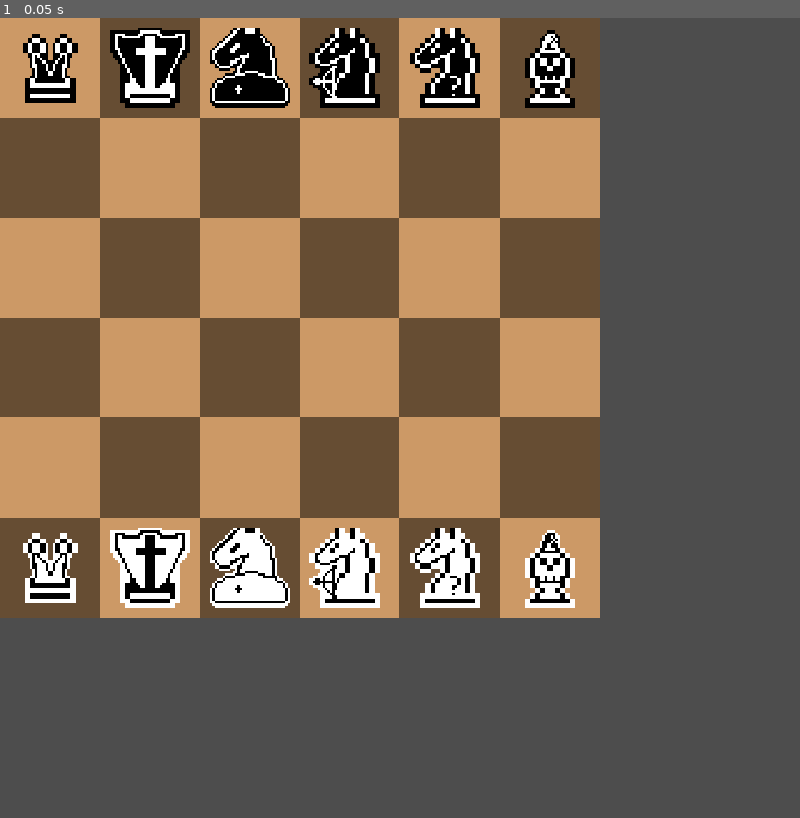
Above: before the commit, frame 1.
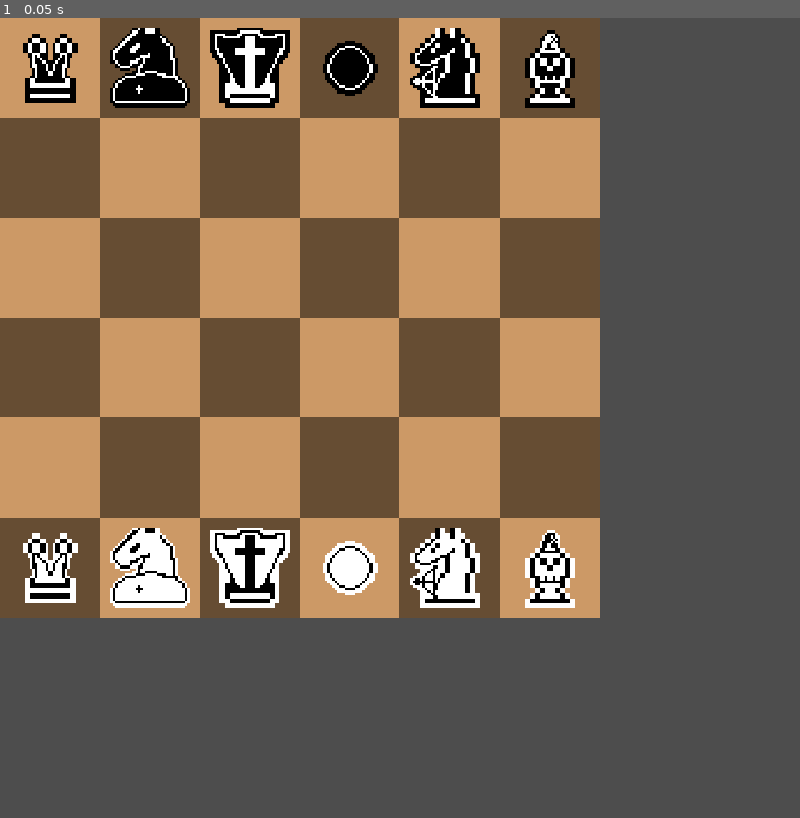
Above: after the commit, the same moment.

Repository: Wyadox/TurnBasedLite
Game: Godot game, scene res://scenes/game.tscn
The game is run twice, just before and just after one commit, with the same random seed, the same clock (stepped at 60 frames per second) and the same inputs.
Inputs:
- Up to frame 1 (0.05 s): no input

The runs differ from the first frame. In frame 1, 3.3% of the frame differs, in the area x 13-58%, y 1-74%.

Commit message:
checker changes

Diff:
--- a/chess-game/scripts/game.gd
+++ b/chess-game/scripts/game.gd
@@ -79,14 +79,17 @@
 	var is_shooting = false
 	var to_move = get_pos_under_mouse()
 	var piece_around
-	if valid_move(selected_piece.board_position, to_move):
+	var checker_captured = false
+	if valid_move(selected_piece.board_position, to_move) :
 		# For valid move:
 		# - if target has piece, then replace it
 		var dest_piece = board.get_piece(to_move)
 		# Delete only if the target piece is of different color
 		if dest_piece != null and dest_piece.color != selected_piece.color:
+			# If taken piece is trojan horse, spawn the pawns.
 			if dest_piece.piece_type == Globals.PIECE_TYPES.TROJAN_HORSE:
 				dest_piece.trojan_spawn(dest_piece.color)
+			# If taken piece is an exploding bishop, explode.
 			if dest_piece.piece_type == Globals.PIECE_TYPES.EXPLODING_BISHOP:
 				for position in dest_piece.bishop_explode_positions():
 					piece_around = board.get_piece(position)
@@ -94,6 +97,7 @@
 						board.delete_piece(piece_around)
 				if selected_piece.piece_type != Globals.PIECE_TYPES.HORSE_ARCHER:
 					board.delete_piece(selected_piece)
+			# If selected piece is an exploding bishop, explode upon capture.
 			if selected_piece.piece_type == Globals.PIECE_TYPES.EXPLODING_BISHOP:
 				for position in dest_piece.bishop_explode_positions():
 					piece_around = board.get_piece(position)
@@ -107,13 +111,17 @@
 					if piece_around != null:
 						board.delete_piece(piece_around)
 					board.delete_piece(selected_piece)
+			# Delete piece at the move destination
 			board.delete_piece(dest_piece)
+			# Move piece to new location
 			selected_piece.move_position(selected_piece.board_position)
 			if selected_piece.piece_type == Globals.PIECE_TYPES.HORSE_ARCHER:
 				is_shooting = true
 		if is_shooting == false:
 			#print(selected_piece.board_position - to_move)
+
 			selected_piece.move_position(to_move)
+
 			if selected_piece.piece_type == Globals.PIECE_TYPES.STUN_KNIGHT:
 				for space in selected_piece.get_stun_positions():
 					var piece = board.get_piece(space)
@@ -123,7 +131,22 @@
 			board.register_king(selected_piece.board_position, selected_piece.color)
 		# - change currnet status of active color
 		#status = Globals.COLORS.BLACK if status == Globals.COLORS.WHITE else Globals.COLORS.WHITE
-		end_turn()
+
+		#If piece is checker, delete the jumped piece
+		if selected_piece.piece_type == Globals.PIECE_TYPES.CHECKER:
+			var jumped_piece_location = selected_piece.checker_capture_pos()
+			if selected_piece.checker_capture_pos() != []:
+			#	print("the current capture value is: ")
+			#	print(jumped_piece_location)
+				var jumped = board.get_piece(Vector2(jumped_piece_location[0]))
+				board.delete_piece(jumped)
+				checker_captured = true
+
+		#If piece is not checker, end the turn
+		#if selected_piece.piece_type != Globals.PIECE_TYPES.CHECKER:
+	#if selected_piece.piece_type != Globals.PIECE_TYPES.CHECKER:
+		if checker_captured == false:
+			end_turn()
 		return true
 	return false
 
@@ -149,17 +172,22 @@
 		shield_king = board_copy.get_piece(shield_king_position)
 	if src_piece.piece_type != Globals.PIECE_TYPES.EXPLODING_BISHOP && shield_king != null:
 		for position in shield_king.shield_king_protect_positions():
-			print(position)
+			#print(position)
 			if board_copy.get_piece(position) != null && position == to_pos:
 				return false
+
+		#for position in src_piece.checker_jump_pos():
+		#	if board_copy.get_piece(position) == null:
+		#		for position in src_piece.checker_threat_pos():
+		#			if board.copy.get_piece(position) != null:
+		#				delete_piece(board.copy.get_piece(position))
+		#				src_piece.move_position
 
 
 	var dst_piece = board_copy.get_piece(to_pos)
 	if dst_piece != null:
 		board_copy.delete_piece(dst_piece)
 	src_piece.move_position(to_pos)
-
-
 
 	return true
 
--- a/chess-game/scripts/globals.gd
+++ b/chess-game/scripts/globals.gd
@@ -75,9 +75,9 @@
 
 const INITIAL_PIECE_SET_SINGLE = [
 	[PIECE_TYPES.MITOSIS_PAWN, 0, 0],
-	[PIECE_TYPES.SHIELD_KING, 1, 0],
-	[PIECE_TYPES.STUN_KNIGHT, 2, 0],
-	[PIECE_TYPES.HORSE_ARCHER, 3, 0],
-	[PIECE_TYPES.TROJAN_HORSE, 4, 0],
+	[PIECE_TYPES.STUN_KNIGHT, 1, 0],
+	[PIECE_TYPES.SHIELD_KING, 2, 0],
+	[PIECE_TYPES.CHECKER, 3, 0],
+	[PIECE_TYPES.HORSE_ARCHER, 4, 0],
 	[PIECE_TYPES.EXPLODING_BISHOP, 5, 0]
 ]
--- a/chess-game/scripts/piece.gd
+++ b/chess-game/scripts/piece.gd
@@ -98,11 +98,31 @@
 
 func get_moveable_positions():
 	match piece_type:
-		Globals.PIECE_TYPES.PAWN: return pawn_threat_pos()
+		Globals.PIECE_TYPES.PAWN: return pawn_move_pos()
 		Globals.PIECE_TYPES.MITOSIS_PAWN:
-			var ret = pawn_threat_pos()
+			var ret = pawn_move_pos()
 			ret += get_mitosis_positions()
 			return ret
+		Globals.PIECE_TYPES.CHECKER: return pawn_move_pos()
+		Globals.PIECE_TYPES.BISHOP: return bishop_threat_pos()
+		Globals.PIECE_TYPES.ROOK: return rook_threat_pos()
+		Globals.PIECE_TYPES.KNIGHT: return knight_threat_pos()
+		Globals.PIECE_TYPES.QUEEN: return queen_threat_pos()
+		Globals.PIECE_TYPES.KING: return king_threat_pos()
+		Globals.PIECE_TYPES.HORSE_ARCHER: return horse_archer_threat_pos()
+		Globals.PIECE_TYPES.ARCHBISHOP: return archbishop_threat_pos()
+		Globals.PIECE_TYPES.STUN_KNIGHT: return knight_threat_pos()
+		Globals.PIECE_TYPES.TROJAN_HORSE: return knight_threat_pos()
+		Globals.PIECE_TYPES.EXPLODING_BISHOP: return bishop_threat_pos()
+		Globals.PIECE_TYPES.SHIELD_KING: return king_threat_pos()
+
+		_: return []
+
+func get_threatened_positions():
+	match piece_type:
+		Globals.PIECE_TYPES.PAWN: return pawn_move_pos()
+		Globals.PIECE_TYPES.MITOSIS_PAWN: return pawn_move_pos()
+		Globals.PIECE_TYPES.CHECKER: return checker_jump_pos()
 		Globals.PIECE_TYPES.BISHOP: return bishop_threat_pos()
 		Globals.PIECE_TYPES.ROOK: return rook_threat_pos()
 		Globals.PIECE_TYPES.KNIGHT: return knight_threat_pos()
@@ -116,29 +136,14 @@
 		Globals.PIECE_TYPES.SHIELD_KING: return king_threat_pos()
 		_: return []
 
-func get_threatened_positions():
-	match piece_type:
-		Globals.PIECE_TYPES.PAWN: return pawn_move_pos()
-		Globals.PIECE_TYPES.MITOSIS_PAWN: return pawn_move_pos()
-		Globals.PIECE_TYPES.BISHOP: return bishop_threat_pos()
-		Globals.PIECE_TYPES.ROOK: return rook_threat_pos()
-		Globals.PIECE_TYPES.KNIGHT: return knight_threat_pos()
-		Globals.PIECE_TYPES.QUEEN: return queen_threat_pos()
-		Globals.PIECE_TYPES.KING: return king_threat_pos()
-		Globals.PIECE_TYPES.HORSE_ARCHER: return horse_archer_threat_pos()
-		Globals.PIECE_TYPES.ARCHBISHOP: return archbishop_threat_pos()
-		Globals.PIECE_TYPES.STUN_KNIGHT: return knight_threat_pos()
-		Globals.PIECE_TYPES.TROJAN_HORSE: return knight_threat_pos()
-		Globals.PIECE_TYPES.EXPLODING_BISHOP: return bishop_threat_pos()
-		Globals.PIECE_TYPES.SHIELD_KING: return king_threat_pos()
-		_: return []
-
 
 # Pawn Moves
 const PAWN_SPOT_INCREMENTS_MOVE = [[0, 1]] # Pawn move only one
 const PAWN_SPOT_INCREMENTS_MOVE_FIRST = [[0, 1], [0, 2]] # Pawn can move one and two times initially
 const PAWN_SPOT_INCREMENTS_TAKE = [[-1, 1], [1, 1]] # Pawn taking other piece at side
 
+
+
 func pawn_threat_pos():
 	var positions = []
 
@@ -184,6 +189,147 @@
 
 	return positions
 
+# Checker Threat Check
+const CHECKER_JUMP_INCREMENTS = [[-2,2],[2,2],[2,-2],[-2,-2]]
+const CHECKER_SPOT_INCREMENTS_TAKE = [[-1, 1], [1, 1],[1,-1],[-1,-1]]
+# Checker Jump Check
+# Only return a position if there is a piece in the capture inc and an empty space in final spot
+func checker_jump_pos():
+
+	var positions = []
+	var outerIndex = 0
+	var innerIndex = 0
+
+	# Check the capture spots, if there's something there, return that pos
+	for inc in CHECKER_SPOT_INCREMENTS_TAKE:
+		outerIndex += 1
+
+		# Search the capture increments
+		var pos = board_handle.spot_search_threat(
+			color,
+			board_position[0], board_position[1],
+			inc[0], inc[1] if color == Globals.COLORS.BLACK else -inc[1],
+			true, false
+		)
+		#print(board_position[0])
+		#print(board_position[1])
+
+		#print(color)
+		#print(board_position[0])
+		#print(board_position[1])
+		#print("printing capture increment 1: ")
+		#print(inc[0])
+		#if color == Globals.COLORS.BLACK:
+		#	print("printing capture increment 2: ")
+		#	print(inc[1])
+		#else:
+		#	print ("printing capture increment 2: ")
+		#	print(-inc[1])
+		#var jumpPos = board_handle.spot_search_threat(
+		#	color,
+		#	board_position[0], board_position[1],
+		#	2*inc[0], 2*inc[1] if color == Globals.COLORS.BLACK else -2*inc[1],
+		#	true, false
+		#
+		# Something found in capture spot
+		if pos != null:
+		#	print("there is something at position :")
+		#	print(pos)
+			# Search the jump move increments, return if there's nothing there
+			for jumpInc in CHECKER_JUMP_INCREMENTS:
+				innerIndex += 1
+				var jumpPos = board_handle.spot_search_threat(
+				color,
+				board_position[0], board_position[1],
+				jumpInc[0], jumpInc[1] if color == Globals.COLORS.BLACK else -jumpInc[1],
+				false, true
+				)
+				#if there's nothing in the jump increment
+				if jumpPos != null:
+		#			print("there is nothing at position :")
+		#			print(jumpPos)
+					if innerIndex == outerIndex:
+						positions.append(jumpPos)
+		#print("printing valid move positions: ")
+		#print(positions)
+	return positions
+
+# Behind spots
+const CHECKER_CAPTURED = [[1, -1],[-1, -1],[-1,1],[1,1]]
+#Checker Jumped Piece Pos Return
+func checker_capture_pos():
+
+	var positions = []
+	var outerIndex = 0
+	var innerIndex = 0
+
+	# Check the capture spots, if there's something there, return that pos
+	for inc in CHECKER_CAPTURED:
+		outerIndex += 1
+
+		# Search the capture increments
+		var pos = board_handle.spot_search_threat(
+			color,
+			board_position[0], board_position[1],
+			inc[0], inc[1] if color == Globals.COLORS.BLACK else -inc[1],
+			true, false
+		)
+		#print(board_position[0])
+		#print(board_position[1])
+
+		#print(color)
+		#print(board_position[0])
+		#print(board_position[1])
+		#print("printing capture increment 1: ")
+		#print(inc[0])
+		#if color == Globals.COLORS.BLACK:
+		#	print("printing capture increment 2: ")
+		#	print(inc[1])
+		#else:
+		#	print ("printing capture increment 2: ")
+		#	print(-inc[1])
+		#var jumpPos = board_handle.spot_search_threat(
+		#	color,
+		#	board_position[0], board_position[1],
+		#	2*inc[0], 2*inc[1] if color == Globals.COLORS.BLACK else -2*inc[1],
+		#	true, false
+		#
+		# Something found in capture spot
+		if pos != null:
+		#	print("there is something at position :")
+		#	print(pos)
+			# Search the jump move increments, return if there's nothing there
+			for jumpInc in CHECKER_JUMP_INCREMENTS:
+				innerIndex += 1
+				var jumpPos = board_handle.spot_search_threat(
+				color,
+				board_position[0], board_position[1],
+				-jumpInc[0], jumpInc[1] if color == Globals.COLORS.WHITE else -jumpInc[1],
+				false, true
+				)
+				#if there's nothing in the jump increment
+				if jumpPos != null:
+				#	print("there is nothing at position :")
+				#	print(jumpPos)
+					if innerIndex == outerIndex:
+						positions.append(pos)
+		#print("printing valid capture positions: ")
+		#print(positions)
+	return positions
+
+	#var positions = []
+	#for jumpInc in PAWN_SPOT_INCREMENTS_TAKE:
+	#			var jumpPos = board_handle.spot_search_threat(
+	#			color,
+	#			board_position[0], board_position[1],
+	#			jumpInc[0], jumpInc[1] if color == Globals.COLORS.BLACK else -jumpInc[1],
+	#			false, true
+	#			)
+	#			positions.append(jumpPos)
+	#			print("In checker capture pos")
+	#			print(jumpPos)
+	#return positions
+
 # Bishop Moves
 const BISHOP_BEAM_INCREMENTS = [[1, 1], [1, -1], [-1, 1], [-1, -1]]
 func bishop_threat_pos():
@@ -195,6 +341,7 @@
 			inc[0], inc[1]
 		)
 	return positions
+
 
 # Rook Moves
 const ROOK_BEAM_INCREMENTS = [[0, 1], [0, -1], [1, 0], [-1, 0]]
@@ -345,6 +492,7 @@
 			position
 		)
 
+#Bishop Explode Search
 const BISHOP_EXPLODE_INCREMENT = [[1, -1], [1, 0], [1, 1], [0, 1], [-1, 1], [-1, 0], [-1, -1], [0, -1]]
 func bishop_explode_positions():
 	var positions = []
@@ -357,6 +505,7 @@
 			positions.append(pos)
 	return positions
 
+#Shield King Protect Search
 const SHIELD_KING_PROTECT_INCREMENTS = [[1, -1], [1, 0], [1, 1], [0, 1], [-1, 1], [-1, 0], [-1, -1], [0, -1]]
 func shield_king_protect_positions():
 	var positions = []
